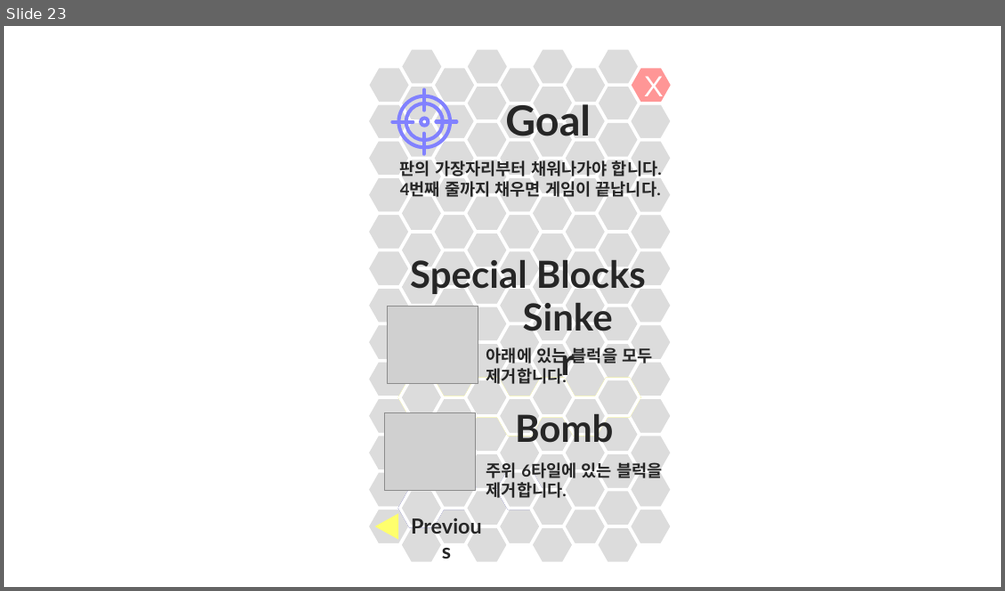
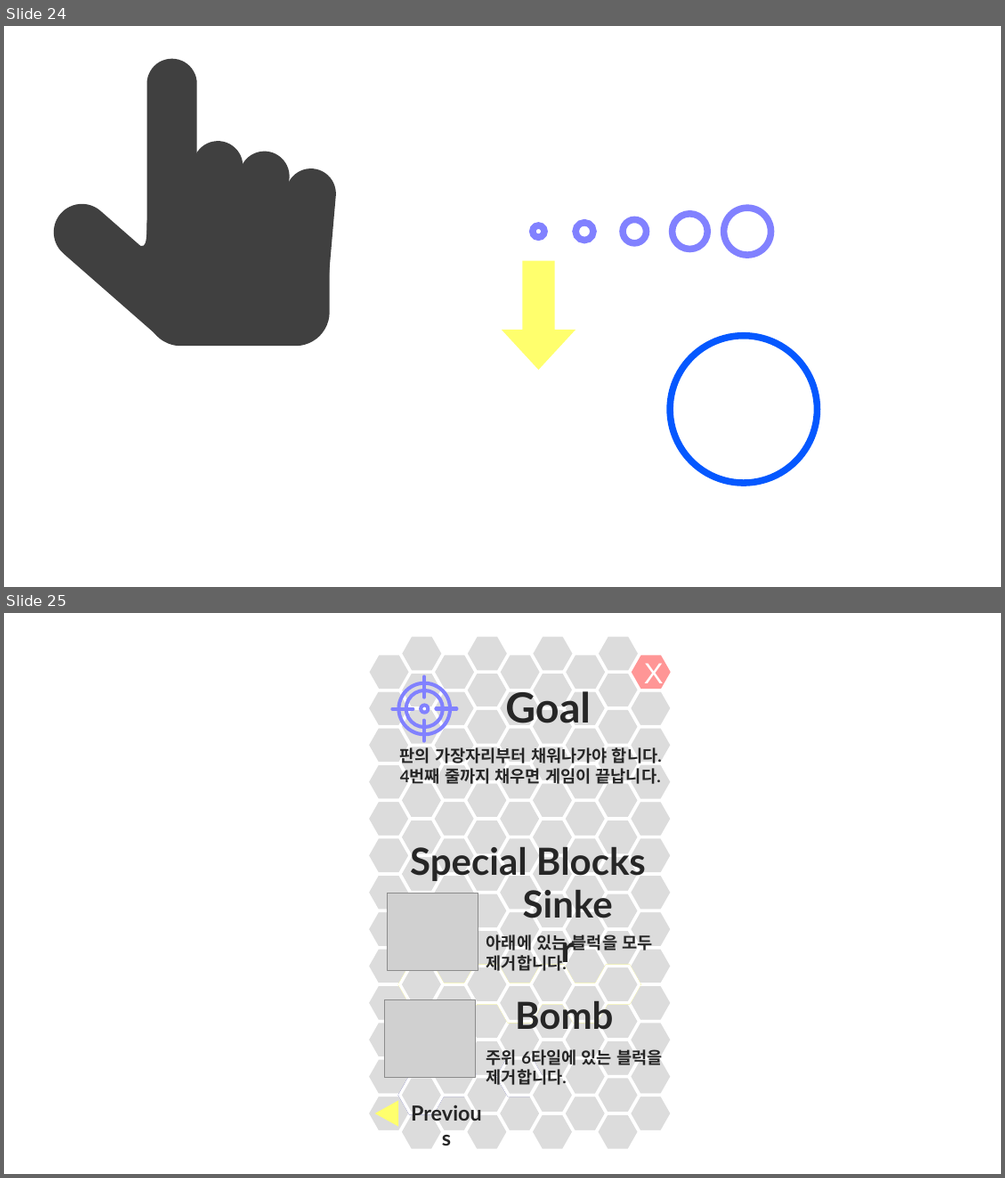
Before and after one commit to SNUGDC/Hextris, a slide deck: Hextris 아트 리소스.pptx. Shown one above the other, each under a label of ours: slide 23 before the commit, slides 24 and 25 after it. The pictures are 1005x591 and 1005x1178 pixels, drawn with LibreOffice and Linux fonts; fonts in the diff are those of the drawing; grey boxes stand for pictures. Boxes give left, top, right and bottom in pixels: in the first picture for what was removed or moved away, otherwise in the second. Text is boxed around its words. In the diff, an @@ line names an element or a change of style, - is before the commit and + after.

```diff
--- a/Hextris 아트 리소스.pptx
+++ b/Hextris 아트 리소스.pptx
@@ slide 24 added at (x1=4, y1=26, x2=1001, y2=587), background #FFFFFF @@
@@ ellipse added at (x1=724, y1=208, x2=771, y2=255), outline #8181FF 6.5 pt @@
@@ group added at (x1=42, y1=59, x2=338, y2=355): 6 rounded rectangles, 1 freeform shape @@
@@ ellipse added at (x1=533, y1=225, x2=544, y2=238), outline #8181FF 6.5 pt @@
@@ ellipse added at (x1=575, y1=223, x2=593, y2=240), outline #8181FF 6.5 pt @@
@@ ellipse added at (x1=623, y1=220, x2=646, y2=243), outline #8181FF 6.5 pt @@
@@ ellipse added at (x1=672, y1=214, x2=708, y2=248), outline #8181FF 6.5 pt @@
@@ down arrow added at (x1=502, y1=261, x2=575, y2=370), fill #FFFF6D @@
@@ ellipse added at (x1=671, y1=336, x2=817, y2=483), outline #0558FF 6.5 pt @@
@@ what was slide 23 is now slide 25 @@
```
Also in this commit, not shown: 2 other slides added, 11 other files.
